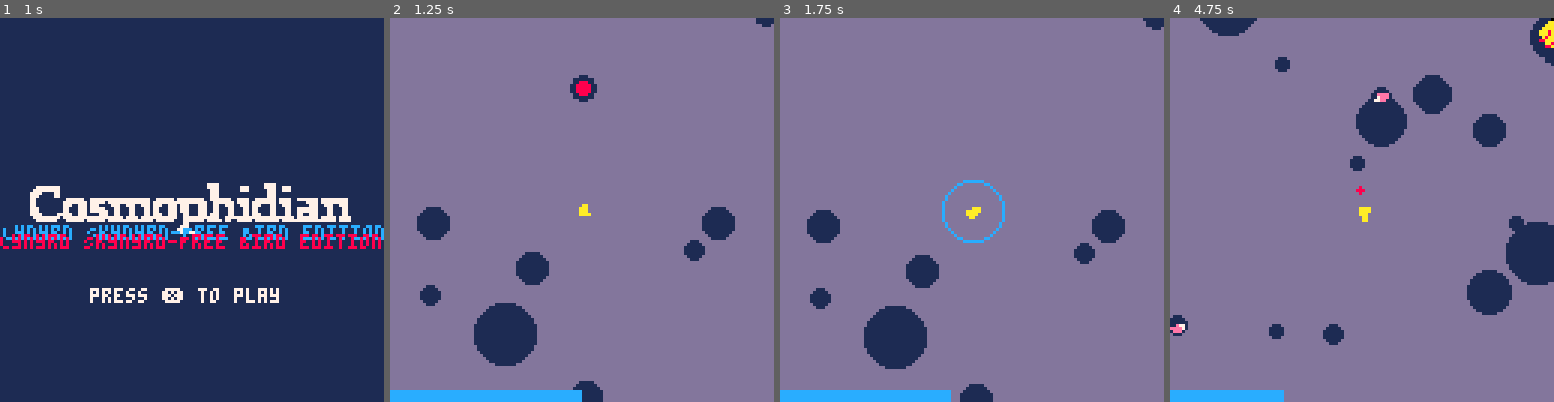
Above: before the commit, frames 1-4 (left to right).
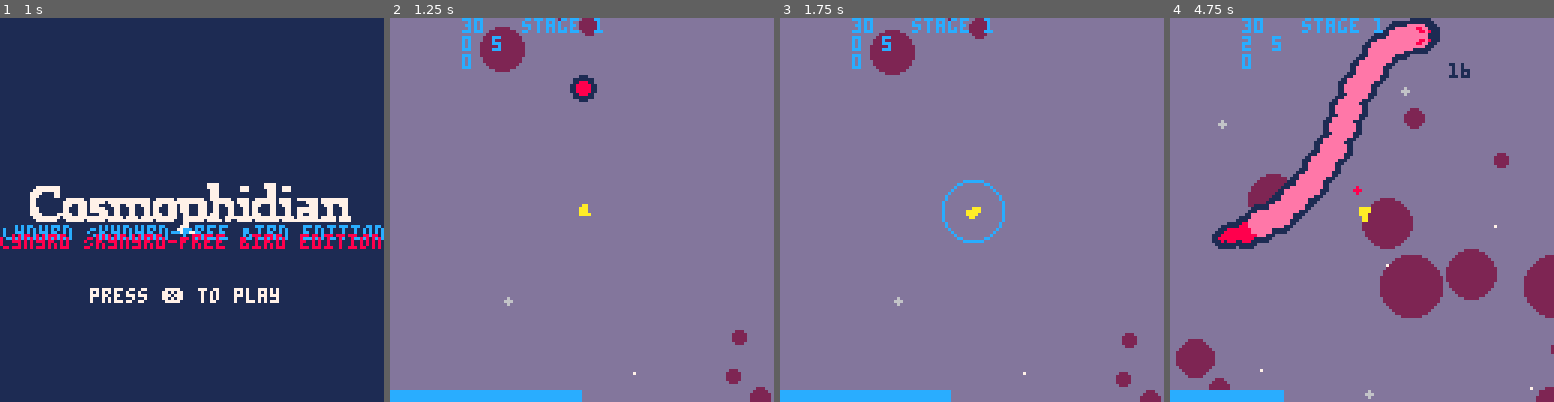
Above: after the commit, the same moments.

Repository: nerisuyu/cosmophidian
Game: PICO-8 cartridge cosmophidian.p8
The game is run twice, just before and just after one commit, with the same random seed, the same clock (stepped at 60 frames per second) and the same inputs.
Inputs:
- Up to frame 1 (1 s): tap X (X key) at 0.33 s; tap O (Z key) at 0.7 s
- Up to frame 2 (1.25 s): tap X (X key) at 1.07 s
- Up to frame 3 (1.75 s): hold Right from 1.6 s (still down); tap O (Z key) at 1.7 s
- Up to frame 4 (4.75 s): tap X (X key) at 1.85, 2.97, 4.08 s; release Right at 2.1 s; tap O (Z key) every 0.4 s from 2.1 to 4.5 s; hold Up 2.15-2.42 s; hold Right 2.47-3.03 s; hold Left 3.08-3.58 s; hold Down 3.63-3.97 s; hold Right 4.02-4.68 s; hold Up from 4.73 s (still down)

Frame 1 is identical in both runs. In frame 2, 7.1% of the frame differs, in the area x 7-100%, y 0-100%; in frame 3, 7.2%; in frame 4, 23%, in the area x 0-100%, y 0-100%.

Commit message:
added 6 stages

Diff:
--- a/cosmophidian.p8
+++ b/cosmophidian.p8
@@ -163,8 +163,8 @@
 	despawn_distance=180
 	ship={x=64,y=64,dx=0,dy=0,
 						ax=0,ay=0,
-						hp=60,
-						maxhp=60,
+						hp=80,
+						maxhp=80,
 						regen=0.01,//0.02,
 						collider_r=10,
 						damage=2,
@@ -278,14 +278,14 @@
 	//rspr2(sprite,x,y,angle,transparent,pivot_x,pivot_y,x_len,y_len,scale)
 	draw_ship()
 	draw_ui()
-	--[[
+
 	print(enemy_volume_max,cam.x-40,cam.y-64)
 	print(#list_enemies,cam.x-40,cam.y-58)
 	print(enemy_count_max,cam.x-30,cam.y-58)
 	print(enemy_points,cam.x-40,cam.y-52)
 	print(current_stage.name,cam.x-20,cam.y-64)
 	//print(#current_stage.cards,cam.x,cam.y)
-	print(current_stage.cards[1][3],cam.x,cam.y)]]
+
 end
 
 function draw_ui()
@@ -369,7 +369,8 @@
 			ship.nosey,
 			ship.angle,
 			laser.length,
-			laser.segments)
+			laser.segments,
+			true)
 
 		ship.ay-=ship.lacc*sin(ship.angle)
 		ship.ax-=ship.lacc*cos(ship.angle)
@@ -521,7 +521,7 @@
 //laser
 
 
-function fire_laser(x1,y1,a,l,l1)
+function fire_laser(x1,y1,a,l,l1,friendly)
 	local ca,sa=trig(a)
 	local hx,hy=(x1+l*ca-x1)/l1,(y1+l*sa-y1)/l1
 	for i=0,l1 do
@@ -534,7 +534,11 @@
 				on_hit={},
 				on_death={},
 				invincible=0}
-		add_friend_projectile_collider(a)
+		if friendly==true then
+			add_friend_projectile_collider(a)
+		else
+			add_enemy_projectile_collider(a)
+		end
 	end
 end
 
@@ -542,7 +546,9 @@
 	local ca,sa=trig(a)
 	local x1,y1=x+l*ca,y+l*sa
 	//line(x,y,x1,y1,1)
-	decay_line(x,y,x1,y1,80,4,2,12)
+	//decay_line(x,y,x1,y1,80,4,2,12)
+	decay_line(x,y,x1,y1,80,8,2,12)
+
 	decay_line(x,y,x1,y1,80,3,1,10)
 	decay_line(x,y,x1,y1,80,2,2,7)
 end
@@ -859,16 +865,38 @@
 //enemies and snakes
 //stars, particles and projectiles
 function add_stars()
+	for i=0,15 do
+		local star={
+		x=randb(0,256),
+		y=randb(0,256),
+		d=randb(60,70)/100,
+		c=7,
+		move=randb(1,3)
+		}
+		add(list_stars,star)
+	end
+	for i=0,15 do
+		local star={
+		x=randb(0,256),
+		y=randb(0,256),
+		d=randb(40,60)/100,
+		c=6,
+		move=randb(1,3)
+		}
+		add(list_stars,star)
+	end
+
 	for i=0,30 do
 		local star={
 		x=randb(0,256),
 		y=randb(0,256),
 		d=randb(5,20)/100,
-		c=void,
+		c=2,
 		move=randb(1,3)
-	}
+		}
 		add(list_stars,star)
-		end
+	end
+
 end
 
 
@@ -881,7 +909,7 @@
 		if x<cam.x-128 then i.x+=256 end
 		if y>cam.y+128 then i.y-=256 end
 		if y<cam.y-128 then i.y+=256 end
-		circfill(flr(x*2)/2,flr(y*2)/2,0.5/i.d,void)
+		circfill(flr(x*2)/2,flr(y*2)/2,0.5/i.d,i.c)
 	end
 end
 
@@ -1025,7 +1053,7 @@
 //can be invincible
 //can die
 function bh_remove_if_far_away(self,distance)
-	local d = 250 or distance
+	local d = 180 or distance
 	if  self.remove_if_far then
 		if get_distance(self,ship)>=d
 		then
@@ -1143,7 +1171,7 @@
 	end
 	]]
 
-	local period=8
+	local period=6
 	for i=2,#self.segments do
 		add_enemy_collider(self.segments[i])
 		add_enemy_projectile_collider(self.segments[i])
@@ -1171,6 +1199,17 @@
 function bh_face_towards_ship(self)
 	local td=self.turning_d or 0.003
 	local ac,as=trig(self.angle)
+	local ff=(-self.x+ship.x)*as-(-self.y+ship.y)*ac
+	if ff>0 then
+			self.angle+=td
+		else
+			self.angle-=td
+		end
+end
+
+function bh_turn_away(self)
+	local td=self.turning_d or 0.003
+	local ac,as=trig(self.angle+0.25)
 	local ff=(-self.x+ship.x)*as-(-self.y+ship.y)*ac
 	if ff>0 then
 			self.angle+=td
@@ -1321,7 +1360,7 @@
 		pal(12,self.c2)
 		//rspr3(sx,sy,x,y,a,w)
 		if(cr_is_on_screen(self)) then
-			rspr2(7,self.x,self.y,self.angle,0,3,3,7,7,1)
+			rspr2(self.spr,self.x,self.y,self.angle,0,3,3,7,7,1)
 			//rspr3(56,0,self.x,self.y,self.angle,1)
 			//rspr4(i, j, x, y, w, h, flip_x, flip_y, pivot_x, pivot_y, angle, transparent_color)
 			//rspr4(7, 0, self.x,self.y, 1, 1, 0, 0, 4, 4, self.angle, 0)
@@ -1630,6 +1669,7 @@
 		template_empty)
 	add_animation(function ()
 			for i=0,200 do
+				shake_explode(0.1)
 				red_circle.collider_r=i^1.5
 				white_circle.collider_r=min(20+3*sin(tt/1000),i^1.5)
 				for a in all(list_enemies)do
@@ -1756,8 +1796,8 @@
 
 template_explosion={
 	parent=template_basic_particle,
-	damage=15,
-	collider_r=10,
+	damage=23,
+	collider_r=15,
 	c1=7,
 	c2=7,
 	draw=drw_debug,
@@ -1805,7 +1845,7 @@
 	parent=template_basic_particle,
 	pals={{2,background}},
 	c1=9,
-	damage=-3,
+	damage=-5,
 	sd_rate=0.98,
 	c2=7,
 	hp=500,
@@ -1848,7 +1888,7 @@
 
 template_enemy={
 	parent=template_empty,
-	hp_pellets=1,
+	hp_pellets=3,
 	laser_pellets=1,
 	remove_if_far=true,
 	speed=1.7,
@@ -1859,7 +1899,7 @@
 	spr=6,
 	c1=4,
 	c2=0,
-	hp=20,
+	hp=15,
 	damage=6,
 	inv_damage=15,
 	is_parriable=true,
@@ -1870,57 +1910,85 @@
 	on_parry={oh_knockback_self}
 	}
 
-template_enemy_shooter={
+template_enemy_easier={
 	parent=template_enemy,
-	hp_pellets=1,
-	laser_pellets=1,
-	remove_if_far=true,
-	speed=0,
-	maxspeed=0,
-	scale=0.9,
-	turning_d=0.002,
-	collider_r=5,
-	spr=4,
-	c1=4,
-	c2=0,
-	hp=20,
-	damage=6,
-	inv_damage=15,
-	is_parriable=true,
-	draw=drw_enemy_rsprite,
-	update={bh_slow_down,bh_hitbox,bh_face_towards_ship,bh_shoot_missile},
-	on_hit={oh_take_damage},
-	on_death={function() sfx(40,3) end,remove_object,od_raise_enemy_volume,od_drop_pellets,fx_explode},
-	on_parry={oh_knockback_self}
-	}
-
+	speed=1.2
+}
+
+function bh_chase(self)
+	local dist=get_distance(self,ship)
+	if(dist>=100) then
+		self.speed=ship.maxspeed*2
+		self.turning_d=0.01
+	else
+		self.speed=self.maxspeed
+		self.turning_d=0.003
+	end
+end
 
 template_snake={
 	parent=template_empty,
-	maxspeed=1.3,
+	maxspeed=1.6,
 	speed=1,
 	volume=2,
+	spr=7,
 	collider_r=5,
 	turning_d=0.002,
 	sp=2,
-	c1=10,
+	c1=14,
 	c2=8,
-	c3=0,
-	snake_width=5,
+	c3=8,
+	snake_width=6,
 	sd_rate=0.95,
-	hp=20,
-	l=18,
+	hp=40,
+	l=25,
 	damage=8,
 	inv_damage=20,
 	laser_pellets=5,
 	is_parriable=true,
-	update={bh_turn_faster,bh_snake_towards_ship,bh_slow_down,bh_hitbox,bh_update_snake},
+	update={bh_chase,bh_turn_faster,bh_snake_towards_ship,bh_slow_down,bh_hitbox,bh_update_snake},
     draw=drw_snake,
     on_hit={oh_take_damage},
 	on_death={fx_explode,od_die_snake,od_raise_enemy_volume,od_drop_pellets,function() background=13 outline=1 void=1 end},
 	on_parry={op_turnaround,oh_knockback_self,oh_knockback_other,fx_ff}
 	}
 
+template_snake_small={
+	parent=template_snake,
+	remove_if_far=true,
+	l=15,
+	c1=14,
+	c3=14,
+	c2=8,
+	hp=20,
+	snake_width=4,
+	update={bh_turn_faster,bh_snake_towards_ship,bh_slow_down,bh_hitbox,bh_update_snake}
+}
+
+
+template_enemy_shooter={
+	parent=template_snake,
+	hp_pellets=4,
+	laser_pellets=1,
+	remove_if_far=false,
+	speed=1.2,
+	maxspeed=1.2,
+	scale=0.9,
+	turning_d=0.002,
+	collider_r=5,
+	spr=4,
+	l=5,
+	c1=9,
+	c2=8,
+	c3=9,
+	hp=20,
+	is_parriable=true,
+	draw=drw_snake,
+	update={bh_slow_down,bh_hitbox,bh_turn_away,bh_fly_straight,bh_shoot_missile,bh_update_snake},
+	on_hit={oh_take_damage},
+	on_death={function() sfx(40,3) end,remove_object,od_raise_enemy_volume,od_drop_pellets,fx_explode},
+	on_parry={oh_knockback_self}
+	}
 
 
 
@@ -1959,8 +2027,8 @@
 	parent=template_empty,
 	group=list_projectiles,
 	collider_r=3,
-	damage=5,
-	inv_damage=10,
+	damage=8,
+	inv_damage=15,
 	hp=80,
 	c1=12,
 	c2=background,
@@ -1970,7 +2038,7 @@
 	update={bh_fly_straight,bh_hitbox,bh_tick_hp},
 	on_hit={remove_object},
 	on_death={remove_object},
-	on_parry={op_deflect_bullet,function ()sfx(34,3)end,fx_ff,fx_ff}
+	on_parry={op_deflect_bullet,function (self)self.damage*=3 sfx(34,3)end,fx_ff,fx_ff}
 	}
 
 template_bullet_ship={
@@ -1984,13 +2052,7 @@
 	on_parry={}
 	}
 
-	function boss_continue(self,func)
-		if(self.hp>0) then
-			func(self)
-		else
-			background=(background+1)%16
-		end
-	end
+
 
 
 function bh_boss(self)
@@ -2001,6 +2063,33 @@
 	end
 end
 
+function boss_continue(self,func)
+	if(self.hp>0) then
+		func(self)
+	else
+		background=(background+1)%16
+	end
+end
+
+function boss_laser(self)
+	add_animation(function ()
+		self.turning_d=0.002
+		self.speed=0.002
+		add_object({
+				group=list_projectiles,
+				hp=80,
+				draw=function ()
+					draw_laser(self.x,self.y,self.angle,150)
+				end}
+				,template_basic_particle)
+		for i=0,80 do
+			yield()
+			fire_laser(self.x,self.y,self.angle,150,10,false)
+		end
+		self.speed=1
+		boss_continue(self,boss_wander)
+		end)
+end
 
 
 function boss_wander(self)
@@ -2025,9 +2114,11 @@
 				yield()
 			end
 		end)
-
-		boss_continue(self,boss_charge)
-
+		if(get_distance(self,ship)>=100) then
+			boss_continue(self,boss_charge)
+		else
+			boss_continue(self,boss_laser)
+		end
 	end)
 end
 
@@ -2051,6 +2142,7 @@
 	add_animation(function ()
 		self.turning_d=0
 		self.speed=2
+		self.invincible=160
 		for i=0,160 do
 			self.angle+=0.01-0.01*(i/160)^0.6
 			yield()
@@ -2065,7 +2157,7 @@
 template_boss={
 	c1=7,c2=8,c3=7,
 	l=70,
-	hp=80,
+	hp=160,
 	turning_d=0.001,
 	maxspeed=1.3,
 	speed=1,
@@ -2076,39 +2168,61 @@
 }
 
 
-…(9 lines of a section not shown)…
-stage3={
-	name="Stage 3",
-	cards={{template_enemy,7,2},{template_enemy_fish,2,1},{template_boss,30,2}},
-	max_enemies=12,
+stage6={
+	name="stage 6",
+	cards={{template_enemy_shooter,25,4},{template_enemy_fish,1,1},{template_snake_small,4,2}},
+	max_enemies=15,
 	volume=50,
 	goal=40
 }
 
-stage2={
-	name="Stage 2",
-	cards={{template_enemy,7,2},{template_enemy_fish,2,1},{template_enemy_shooter,30,2}},
-	max_enemies=12,
+
+
+stage5={
+	name="stage 5",
+	cards={{template_enemy_shooter,25,4},{template_snake,15,5},{template_enemy,4,1}},
+	max_enemies=7,
 	volume=50,
 	goal=30,
+	next=stage6
+}
+
+
+stage4={
+	name="stage 4",
+	cards={{template_enemy_shooter,15,7}},
+	max_enemies=6,
+	volume=50,
+	goal=30,
+	next=stage5,
+}
+
+stage3={
+	name="stage 3",
+	cards={{template_snake,18,2},{template_snake_small,10,1},{template_enemy,8,1}},
+	max_enemies=5,
+	volume=50,
+	goal=20,
+	next=stage4
+}
+
+stage2={
+	name="stage 2",
+	cards={{template_enemy_fish,0.5,1},{template_snake,30,1}},
+	max_enemies=20,
+	volume=50,
+	goal=50,
+	interval=20,
 	next=stage3
 }
 
 stage1={
-	name="Stage 1",
-	cards={{template_enemy_fish,0.5,1},{template_snake,45,1}},
-	max_enemies=20,
-	volume=50,
-	goal=30,
-	interval=20,
+	name="stage 1",
+	cards={{template_enemy_easier,10,1},{template_snake_small,15,3}},
+	max_enemies=5,
+	volume=30,
+	goal=15,
+	interval=60,
 	next=stage2
 }
 
@@ -2314,14 +2428,14 @@
 
 
 __gfx__
-00000000111aa111111771111117711100e00e00000000000000000000c00c000007700000000000006c000000076c0000000000002220000088880000000000
-00000000111aa111111771111117711100e00e0000000000000aa0000111111007777770000000000c000000000000c000a0a000022222000800008000000000
-00700700111aa11111177111117ee71100e00e00000cc00000aaaa0011c11c110777777000070000c00000000000000c00a0a000222722208880880800000000
-0007700011aaaa11117aa71111eeee1100e00e00000cc0000aaaaaa01cc11cc17777777700777000600000077000000c00a0a000227792208088000800000000
-0007700011aaaa11117aa711111ee11100eaae0000cccc00aaeeeeaa1c1111c17777777777777770700000067000000600000000222922208008800800000000
-0070070011aaaa1111aaaa11111ee111eeeaaeee0cccccc0eeeeeeee1111111107777770000000000000000cc00000000a000a00022222008080080800000000
-000000001aaaaaa11aaaaaa111eeee110eeeeee0000000000ee00ee0111111110777777000000000000000c0060000000aaaaa00002220008800008800000000
-000000001aaaaaa11aaaaaa111e11e1100eeee000000000000000000011111100007700000000000000cc60000cc000000000000000000000888888000000000
+00000000111aa111111771111117711100900900000000000000000000c00c000007700000000000006c000000076c0000000000002220000088880000000000
+00000000111aa11111177111111771110090090000000000000aa0000111111007777770000000000c000000000000c000a0a000022222000800008000000000
+00700700111aa11111177111117ee71100900900000cc00000aaaa0011c11c110777777000070000c00000000000000c00a0a000222722208880880800000000
+0007700011aaaa11117aa71111eeee1100900900000cc0000aaaaaa01cc11cc17777777700777000600000077000000c00a0a000227792208088000800000000
+0007700011aaaa11117aa711111ee111009aa90000cccc00aaeeeeaa1c1111c17777777777777770700000067000000600000000222922208008800800000000
+0070070011aaaa1111aaaa11111ee111999aa9990cccccc0eeeeeeee1111111107777770000000000000000cc00000000a000a00022222008080080800000000
+000000001aaaaaa11aaaaaa111eeee1109999990000000000ee00ee0111111110777777000000000000000c0060000000aaaaa00002220008800008800000000
+000000001aaaaaa11aaaaaa111e11e11009999000000000000000000011111100007700000000000000cc60000cc000000000000000000000888888000000000
 1eeee11011eeee100000000000000000000000000000000000000000000000000000000000000000000000000000000000000000000000000000000000000000
 1eeeec101ceeee100000000000000000000000000000000000000000000000000000000000000000000000000000000000000000000000000000000000000000
 1eeeecc0cceeee100000000000000000000000000000000000000000000000000000000000000000000000000000000000000000000000000000000000000000
Not shown, changed: ideas.txt
Not shown, changed: cosmophidian.js
Not shown, changed: cosmophidian.zip
